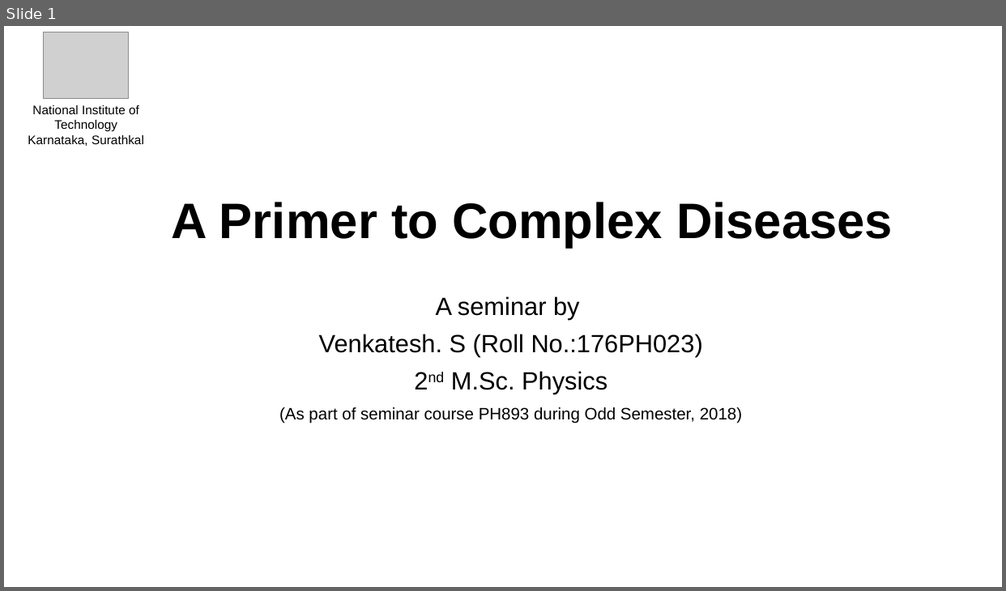
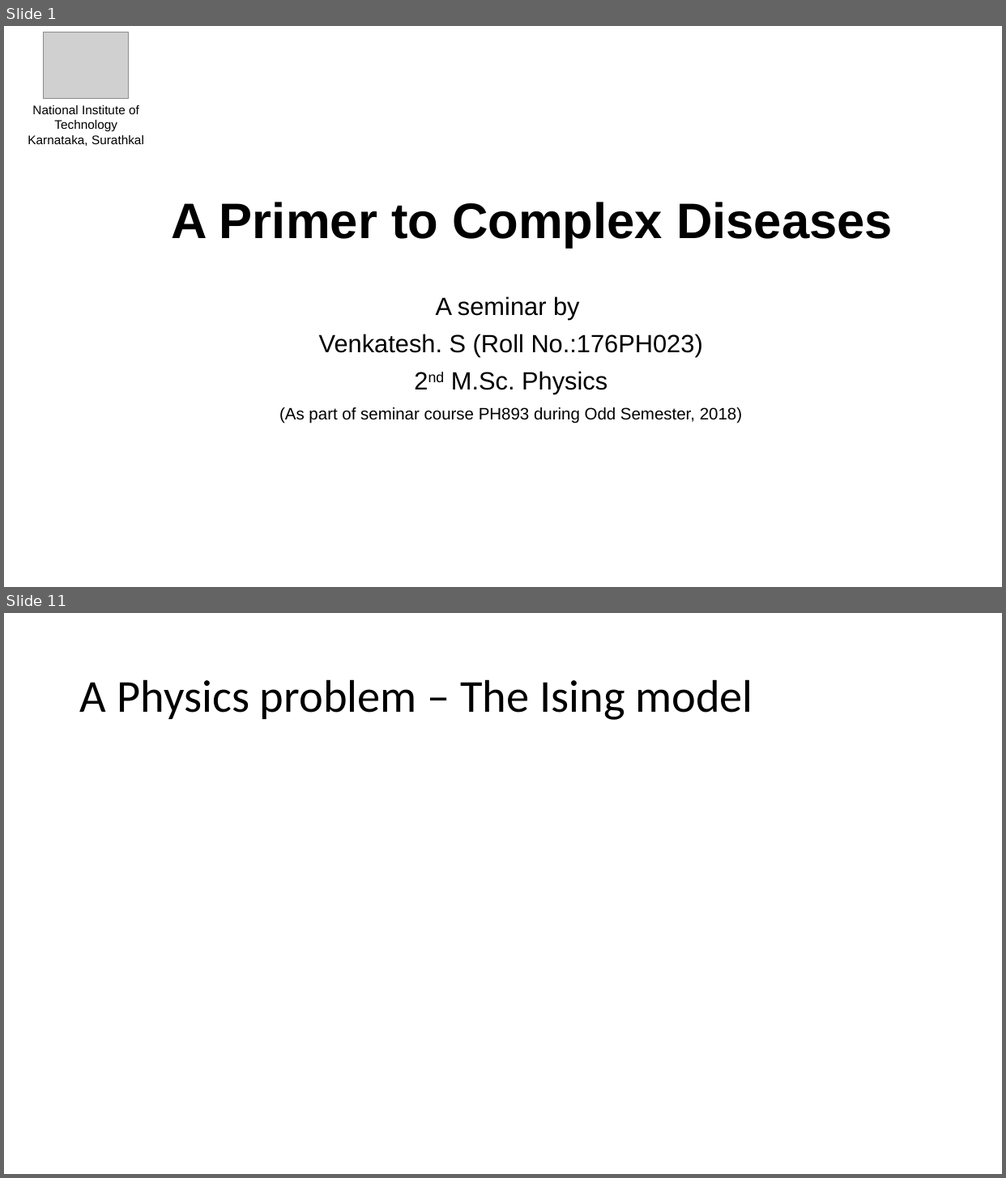
Before and after one commit to VenkiPhy6/seminar-thirdsem, a slide deck: A Primer to Complex Diseases.pptx. Shown one above the other, each under a label of ours: slide 1 before the commit, slides 1 and 11 after it; the slides between them are not shown. The pictures are 1006x591 and 1006x1178 pixels, drawn with LibreOffice and Linux fonts; fonts in the diff are those of the drawing; grey boxes stand for pictures. Boxes give left, top, right and bottom in pixels: in the first picture for what was removed or moved away, otherwise in the second. Text is boxed around its words. In the diff, an @@ line names an element or a change of style, - is before the commit and + after.

```diff
--- a/A Primer to Complex Diseases.pptx
+++ b/A Primer to Complex Diseases.pptx
@@ slide 11 added at [4, 613, 1002, 1174], background #FFFFFF @@
@@ title added at [80, 679, 752, 720], 44 pt, text #000000 @@
+A Physics problem – The Ising model
```
Also in this commit, not shown: 4 slides changed, 5 other slides added.
